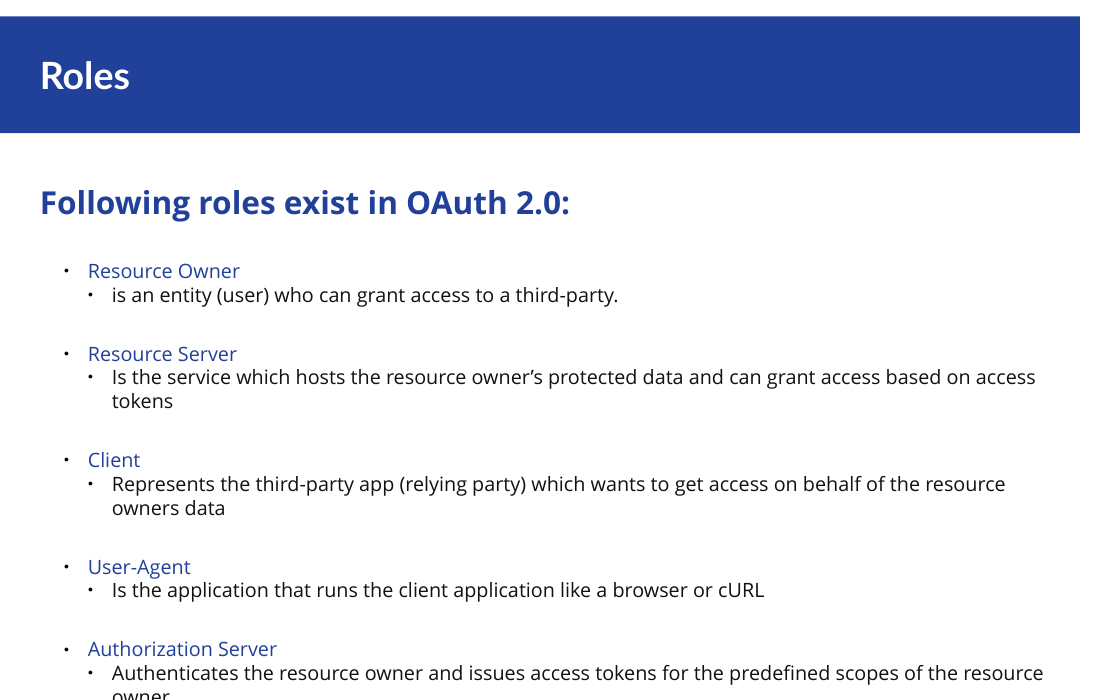
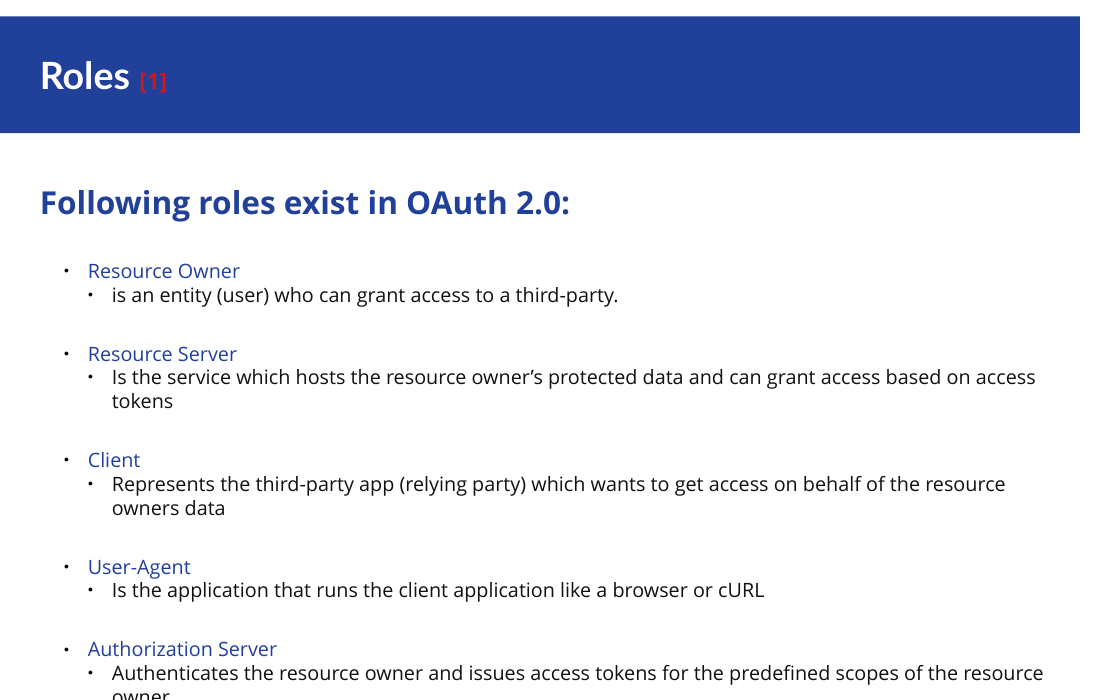
Before and after one commit to cafab/ch.bfh.project2, a slide deck: slide 5 of docs/Auth_Code_Flow_with_PKCE.odp. Drawn at 1120x700 pixels with LibreOffice and Linux fonts; fonts in the diff are those of the drawing. Boxes give left, top, right and bottom in pixels: in the first picture for what was removed or moved away, otherwise in the second. Text is boxed around its words. In the diff, an @@ line names an element or a change of style, - is before the commit and + after.

```diff
--- a/docs/Auth_Code_Flow_with_PKCE.odp
+++ b/docs/Auth_Code_Flow_with_PKCE.odp
@@ title at (40, 61, 167, 93): text changed @@
-Roles
+Roles [1]
```
Also in this commit, not shown: 10 other slides changed, 1 slide added.
